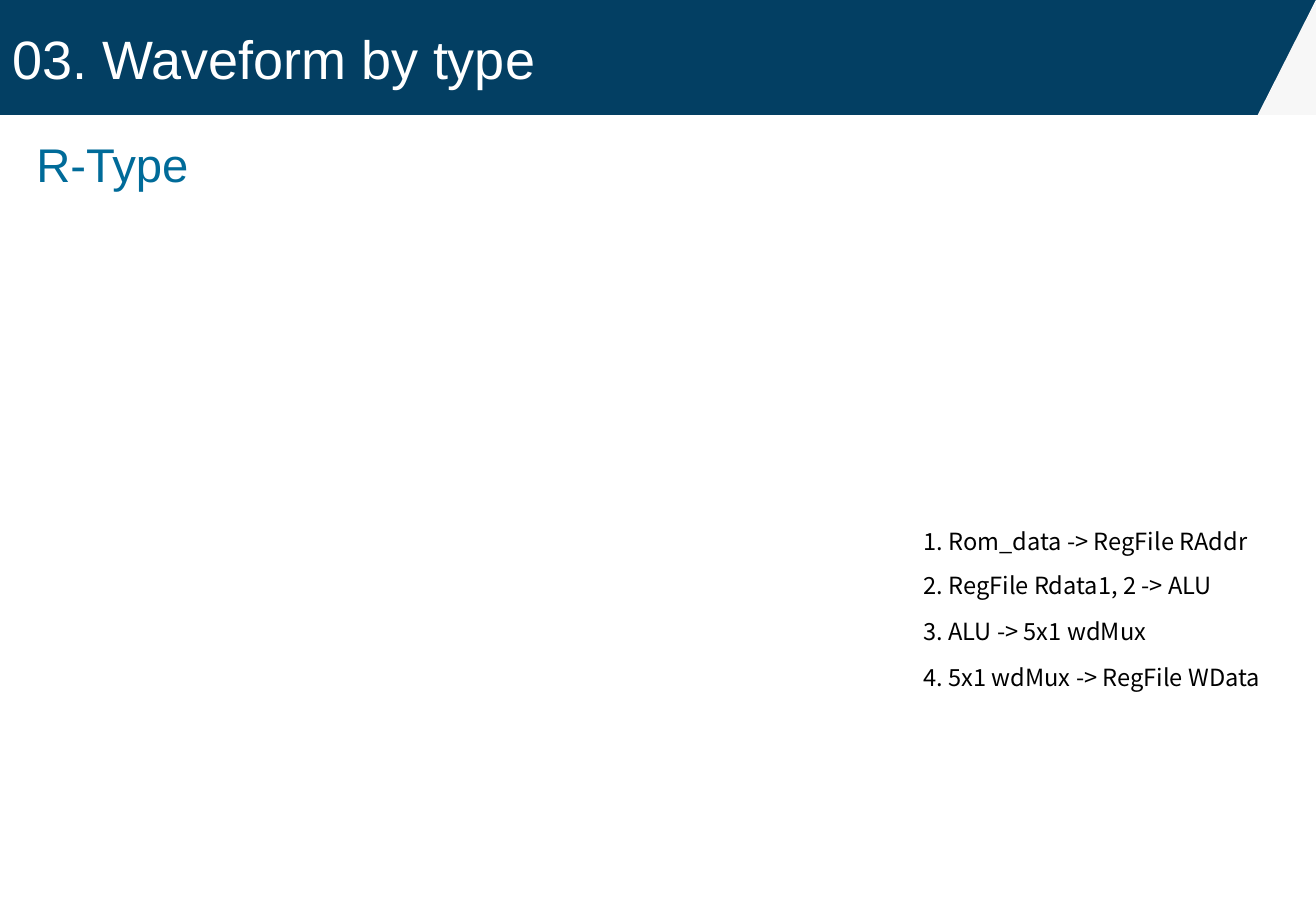
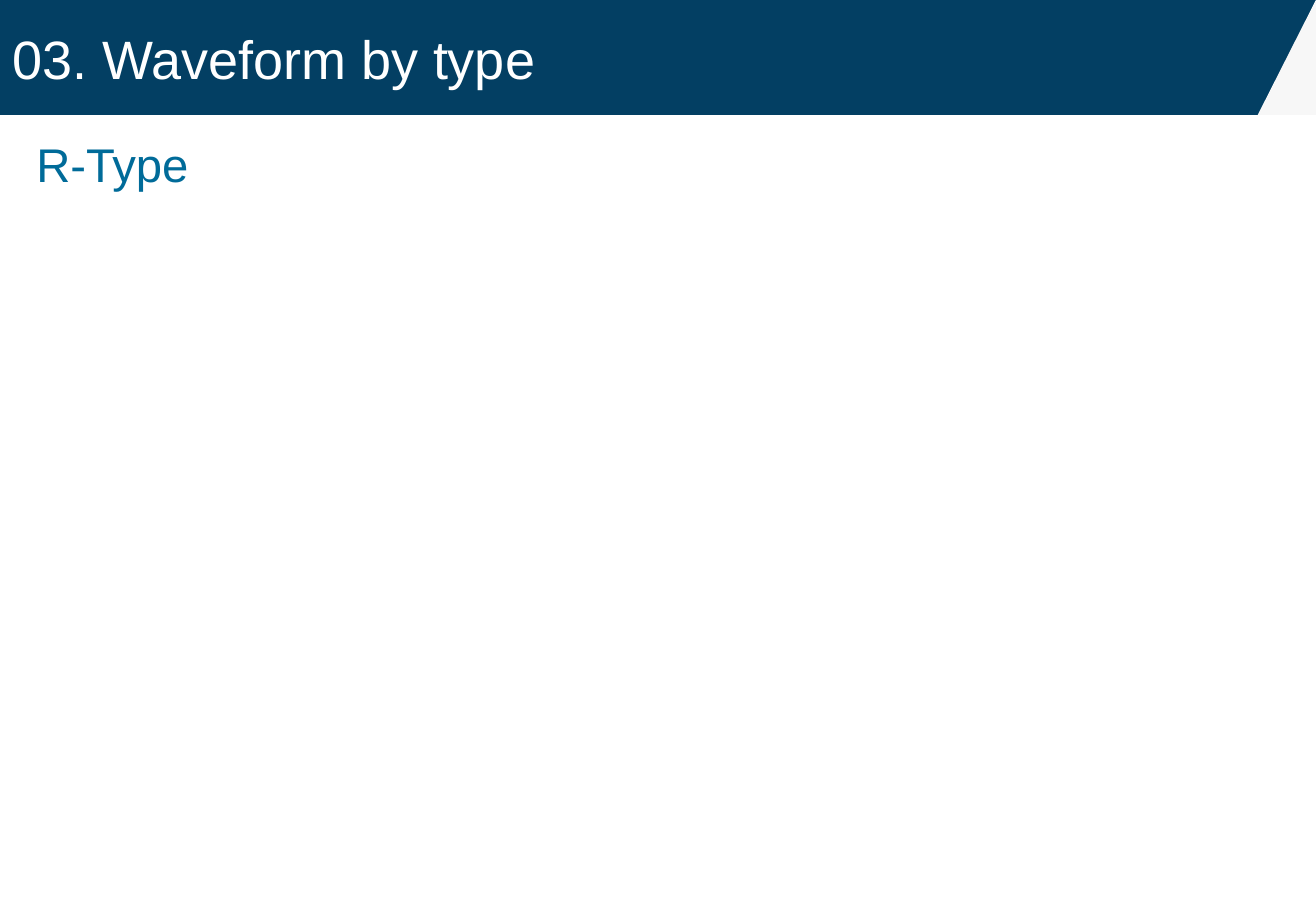
Before and after one commit to oriraccoon/Harman_ComputerArchitecture, a slide deck: slide 26 of RISC-V MultiCycle CPU Peripherals_김지환.pptx (slide 14 before the commit). Drawn at 1316x911 pixels with LibreOffice and Linux fonts; fonts in the diff are those of the drawing. Boxes give left, top, right and bottom in pixels: in the first picture for what was removed or moved away, otherwise in the second. Text is boxed around its words. In the diff, an @@ line names an element or a change of style, - is before the commit and + after.

```diff
--- a/RISC-V MultiCycle CPU Peripherals_김지환.pptx
+++ b/RISC-V MultiCycle CPU Peripherals_김지환.pptx
@@ text removed at box(923, 531, 1248, 556) @@
-1. Rom_data -> RegFile RAddr
@@ text removed at box(924, 575, 1212, 600) @@
-2. RegFile Rdata1, 2 -> ALU
@@ text removed at box(923, 621, 1146, 641) @@
-3. ALU -> 5x1 wdMux
@@ text removed at box(923, 667, 1260, 692) @@
-4. 5x1 wdMux -> RegFile WData
```
Also in this commit, not shown: 4 other slides changed, 11 slides added, 1 slide removed, 35 other files.
